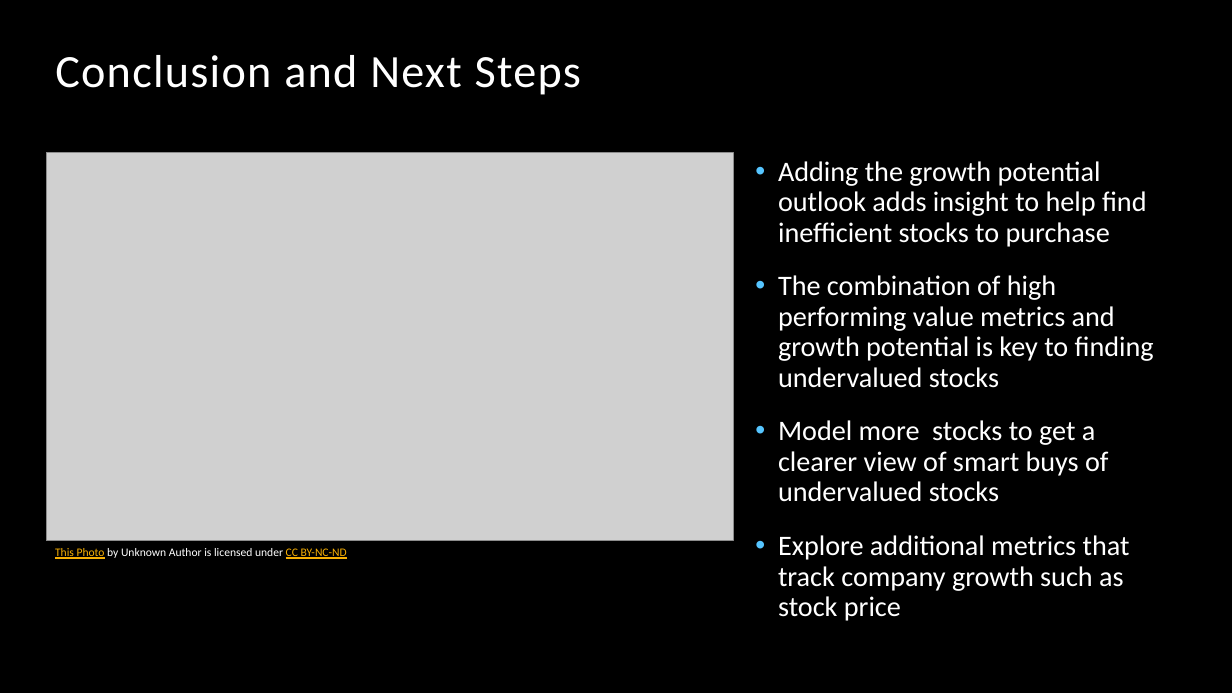
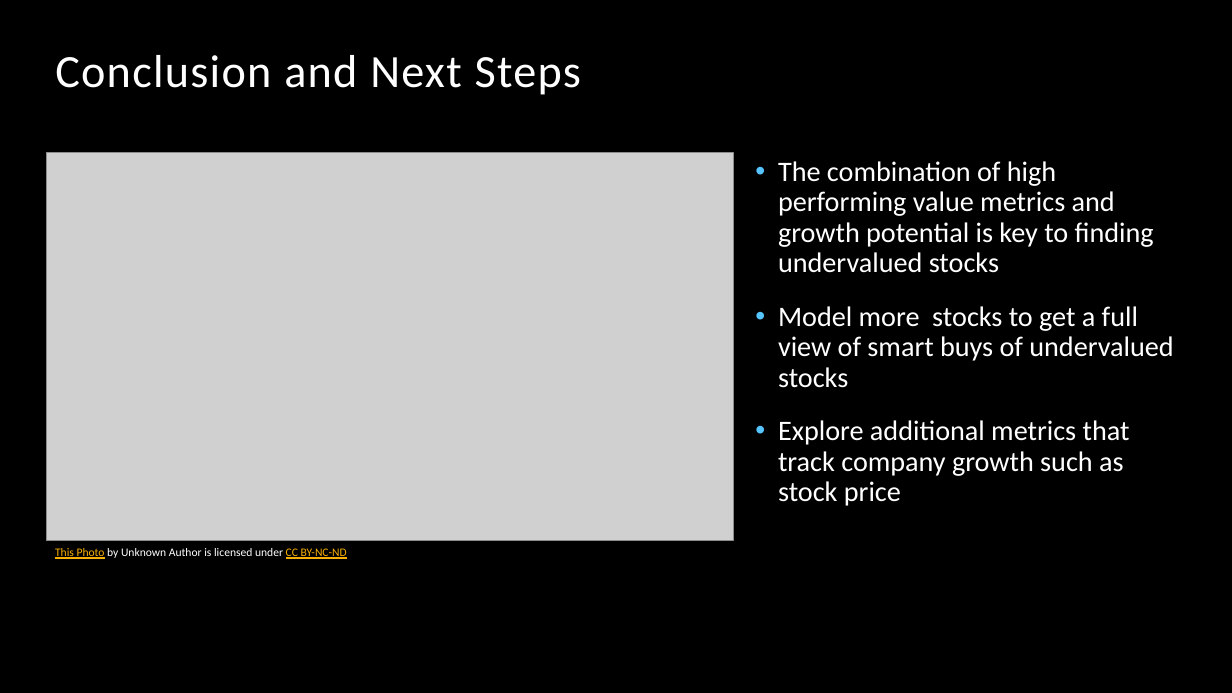
Before and after one commit to bentson1187/dsc-phase-4-project, a slide deck: slide 7 of Stakeholder Presentation.pptx (slide 6 before the commit). Drawn at 1232x693 pixels with LibreOffice and Linux fonts; fonts in the diff are those of the drawing; grey boxes stand for pictures; background and template pictures are left out. Boxes give left, top, right and bottom in pixels: in the first picture for what was removed or moved away, otherwise in the second. Text is boxed around its words. In the diff, an @@ line names an element or a change of style, - is before the commit and + after.

```diff
--- a/Stakeholder Presentation.pptx
+++ b/Stakeholder Presentation.pptx
@@ text at (778,161,1147,247): paragraph removed @@
-• Adding the growth potential outlook adds insight to help find inefficient stocks to purchase
@@ text at (778,306,1173,388): text changed @@
-• Model more stocks to get a clearer view of smart buys of undervalued stocks
+• Model more stocks to get a full view of smart buys of undervalued stocks
```
Also in this commit, not shown: 5 other slides changed, 1 slide added.
